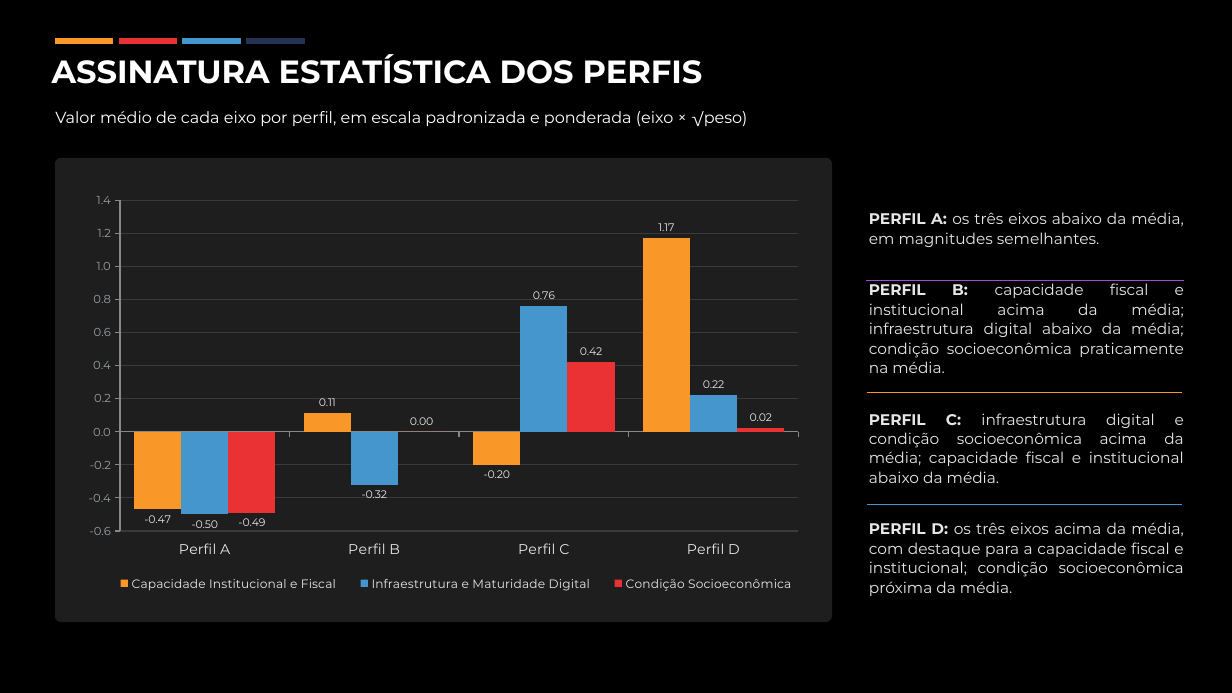
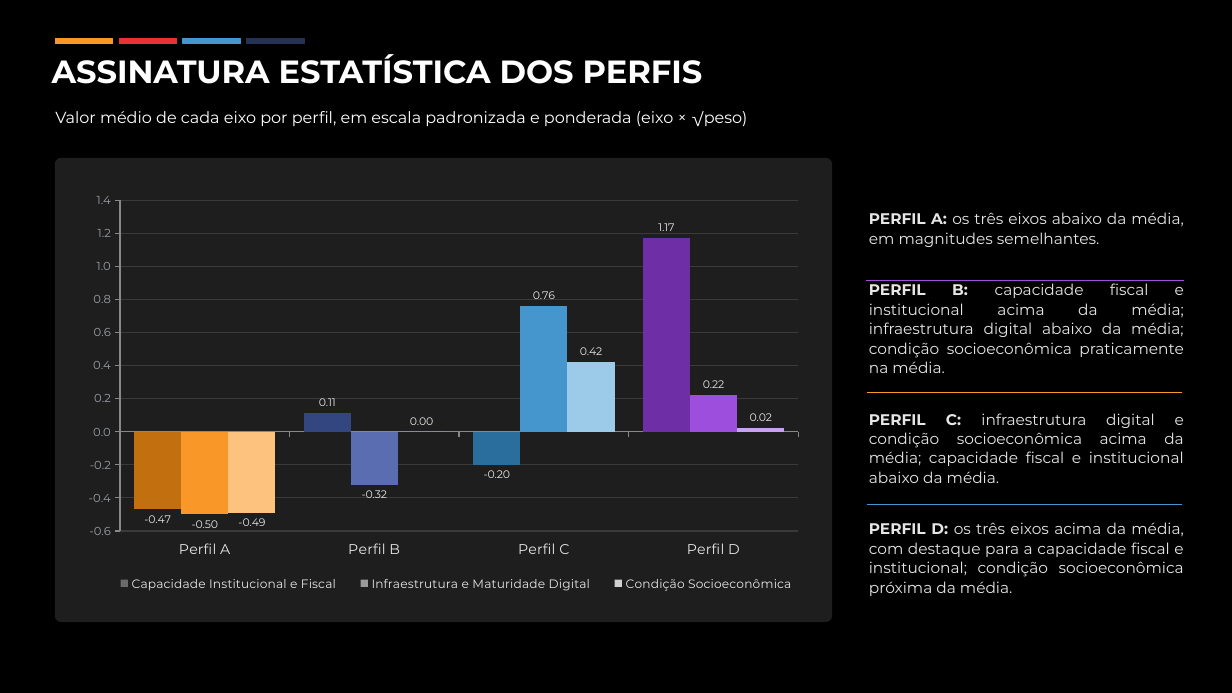
Before and after one commit to aryanecavalcantefranca/projeto-oportunidades, a slide deck: slide 18 of metodologia_cidades_inteligentes/apresentacao/Metodologia_Selecao_Municipios_Cidades_Inteligentes_raiz_peso.pptx. Drawn at 1232x693 pixels with LibreOffice and Linux fonts; fonts in the diff are those of the drawing. Boxes give left, top, right and bottom in pixels: in the first picture for what was removed or moved away, otherwise in the second. Text is boxed around its words. In the diff, an @@ line names an element or a change of style, - is before the commit and + after.

```diff
--- a/metodologia_cidades_inteligentes/apresentacao/Metodologia_Selecao_Municipios_Cidades_Inteligentes_raiz_peso.pptx
+++ b/metodologia_cidades_inteligentes/apresentacao/Metodologia_Selecao_Municipios_Cidades_Inteligentes_raiz_peso.pptx
@@ column chart at (74,185,813,596) @@
@@ colour of Capacidade Institucional e Fiscal #F99828 to #6B6B6B @@
@@ colours of single points changed @@
@@ colour of Infraestrutura e Maturidade Digital #4496CD to #9A9A9A @@
@@ colours of single points changed @@
@@ colour of Condição Socioeconômica #EA3234 to #D0D0D0 @@
@@ colours of single points changed @@
```
Also in this commit, not shown: 2 other files.
